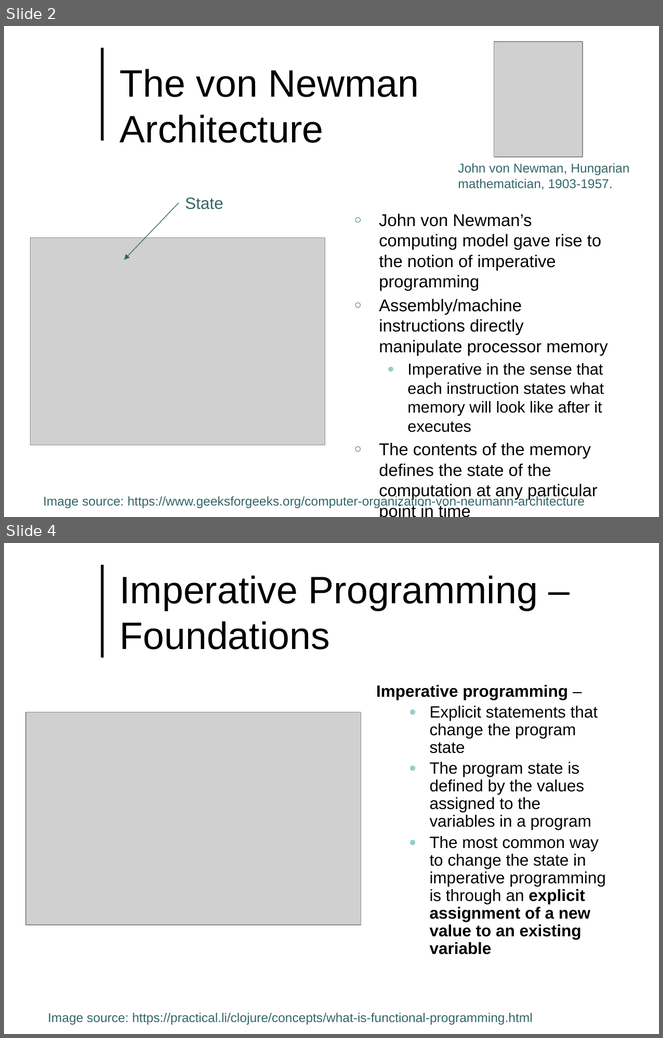
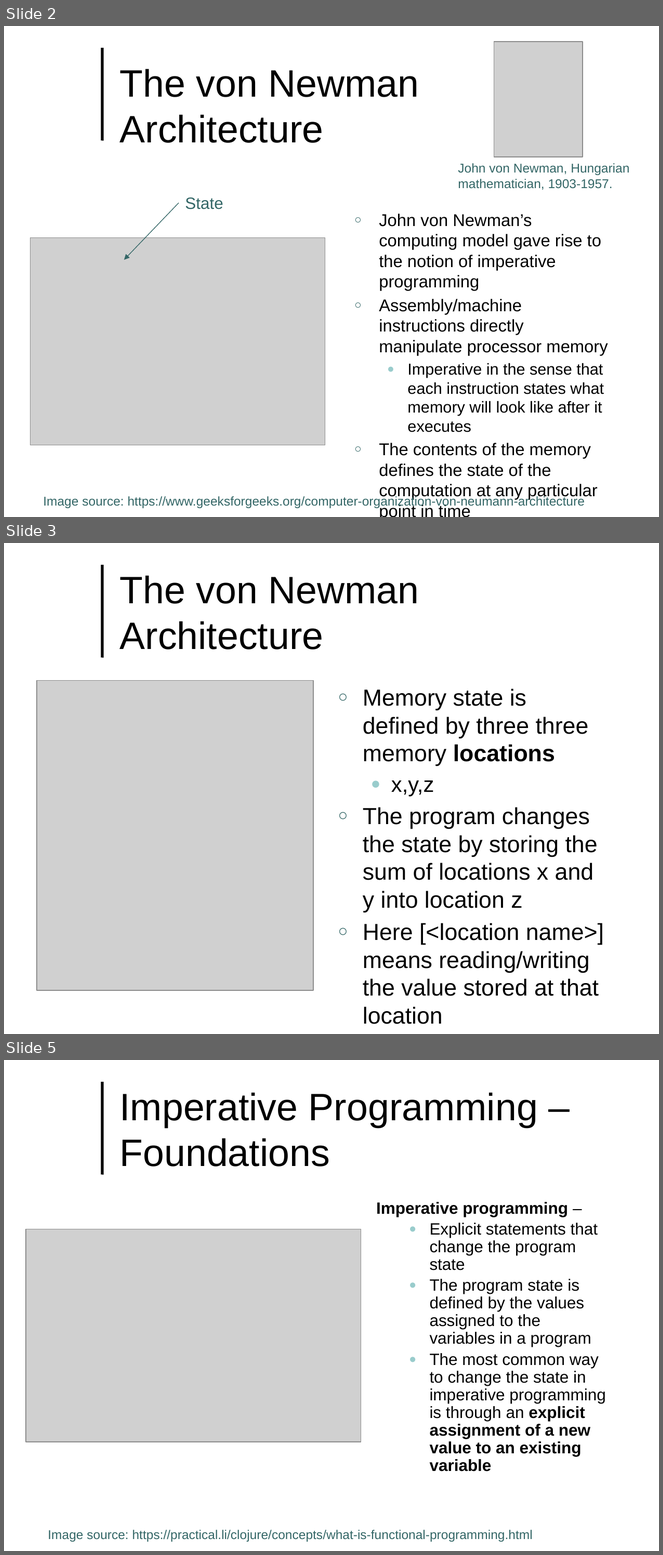
Before and after one commit to lutzhamel/CSC493, a slide deck: notes/csc493-ln002.pptx. Shown one above the other, each under a label of ours: slides 2 and 4 before the commit, slides 2, 3 and 5 after it; the slides between them are not shown. The pictures are 663x1038 and 663x1555 pixels, drawn with LibreOffice and Linux fonts; fonts in the diff are those of the drawing; grey boxes stand for pictures; background and template pictures are left out. Boxes give left, top, right and bottom in pixels: in the first picture for what was removed or moved away, otherwise in the second. Text is boxed around its words. In the diff, an @@ line names an element or a change of style, - is before the commit and + after.

```diff
--- a/notes/csc493-ln002.pptx
+++ b/notes/csc493-ln002.pptx
@@ slide 3 added at [4, 543, 659, 1034], background #FFFFFF; not listed: 1 template element that a slide beside it also shows @@
@@ title added at [120, 575, 419, 650], 42 pt, text #000000 @@
+The von Newman Architecture
@@ picture added at [37, 681, 313, 991] @@
@@ text added at [363, 689, 604, 996], 25.5 pt, text #000000 @@
+○ Memory state is defined by three three memory locations
+  ● x,y,z
+○ The program changes the state by storing the sum of locations x and y into location z
+○ Here [<location name>] means reading/writing the value stored at that location
@@ what was slide 4 is now slide 5 @@
```
Also in this commit, not shown: 2 slides changed, 1 other slide added, 3 other files.
